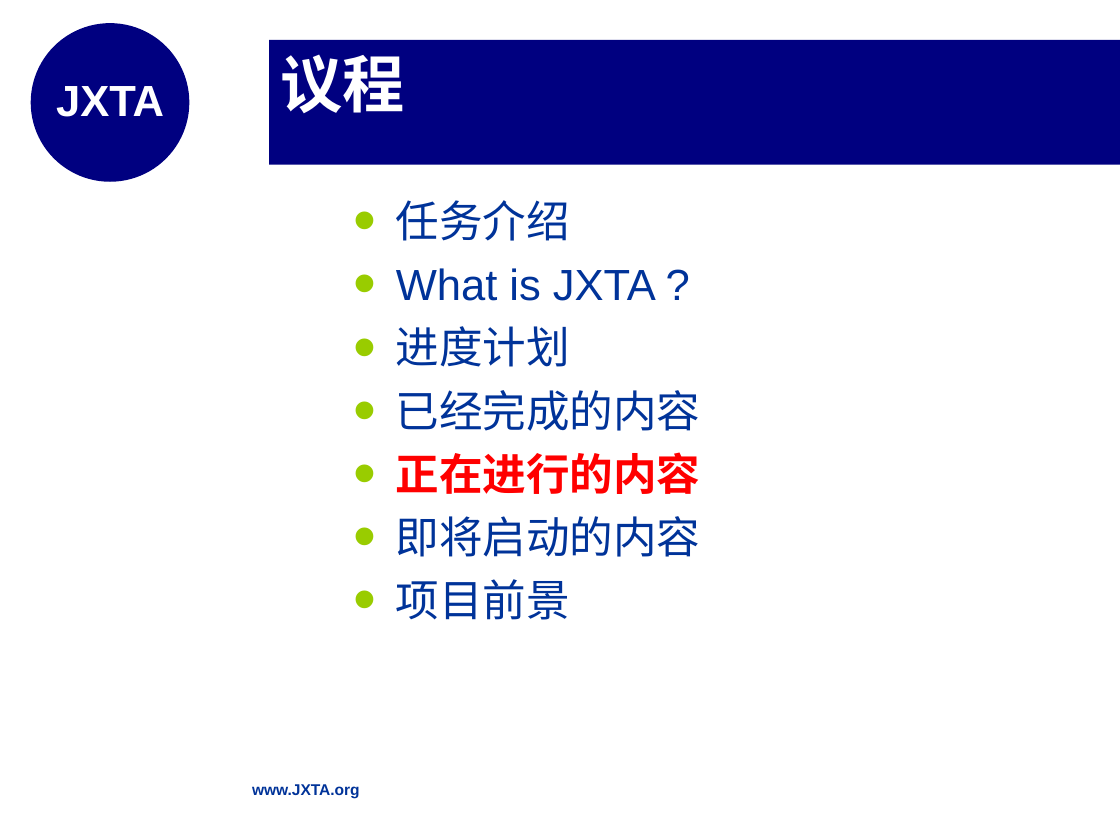
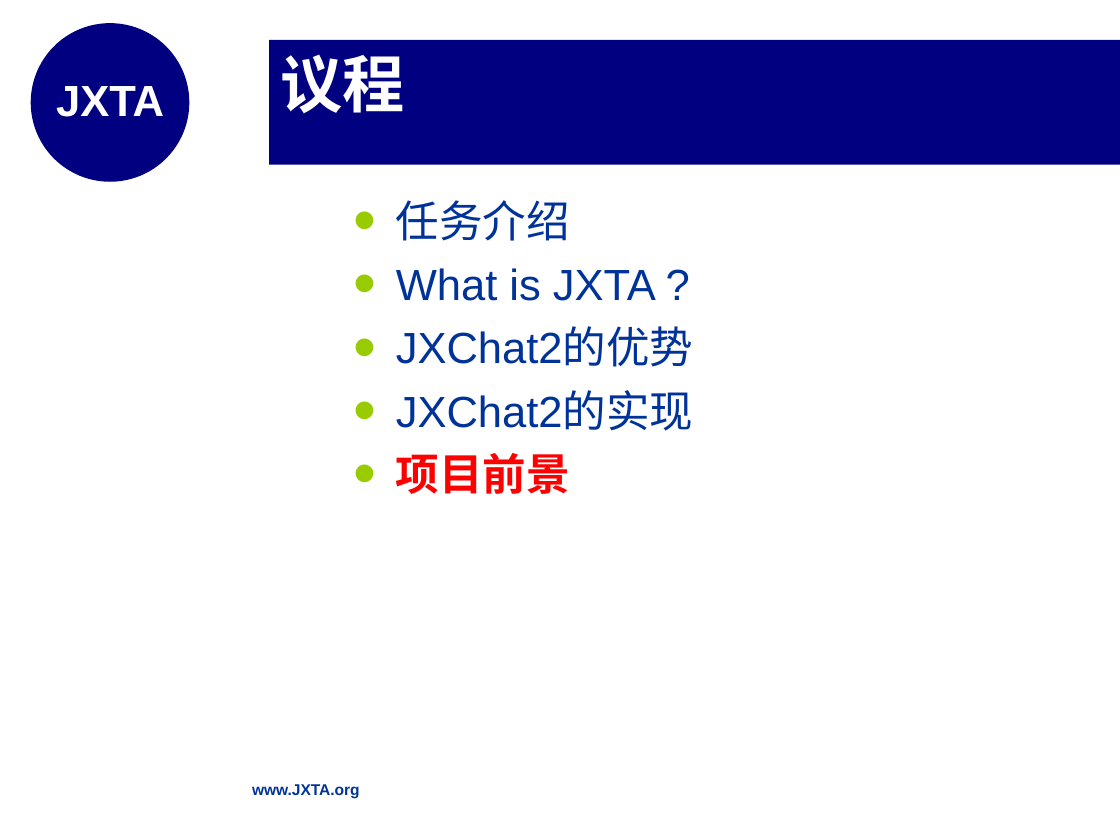
Before and after one commit to shanboli/finalprojectdocbackup, a slide deck: slide 27 of 1.0/李善博毕设答辩.ppt (slide 20 before the commit). Drawn at 1120x840 pixels with LibreOffice and Linux fonts; fonts in the diff are those of the drawing; background and template pictures are left out. Boxes give left, top, right and bottom in pixels: in the first picture for what was removed or moved away, otherwise in the second. Text is boxed around its words. In the diff, an @@ line names an element or a change of style, - is before the commit and + after.

Commit message:
李善博ppt完成

```diff
--- a/1.0/李善博毕设答辩.ppt
+++ b/1.0/李善博毕设答辩.ppt
@@ text at (x1=396, y1=328, x2=693, y2=431): text changed @@
-• 进度计划
-• 已经完成的内容
-• 正在进行的内容
-• 即将启动的内容
+• JXChat2的优势
+• JXChat2的实现
@@ text at (x1=396, y1=453, x2=570, y2=494): text colour #003399 to #FF0000, bold on in "项目前景" @@
```
Also in this commit, not shown: 12 other slides changed, 13 slides added, 8 slides removed.
